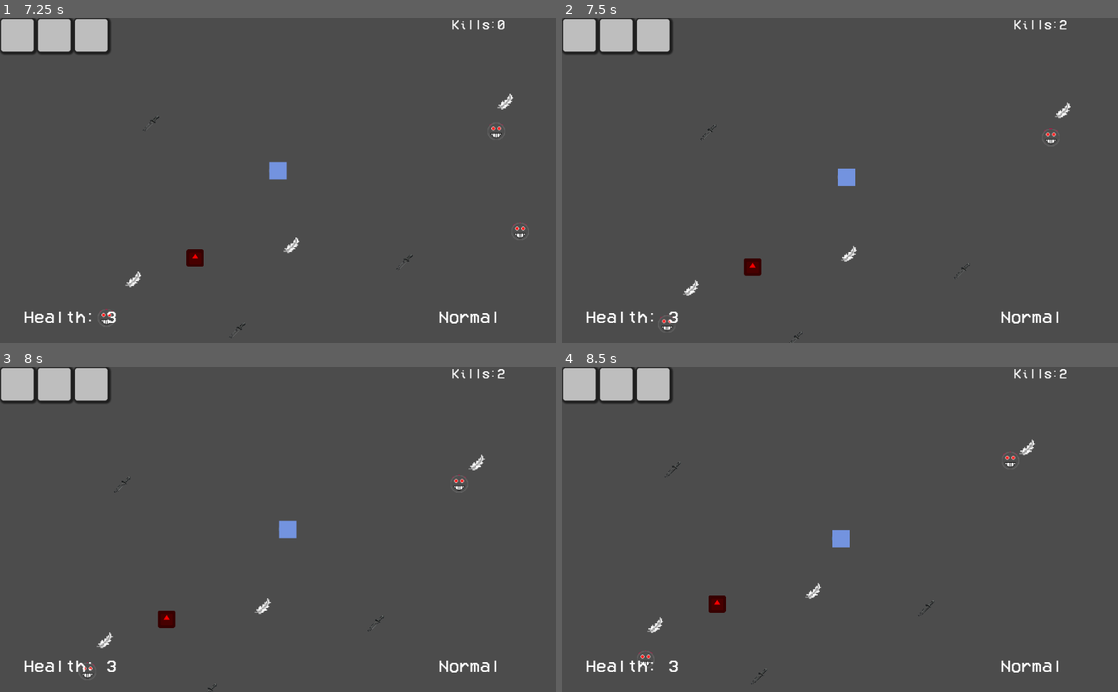
Above: before the commit, frames 1-4 (two rows, left to right).
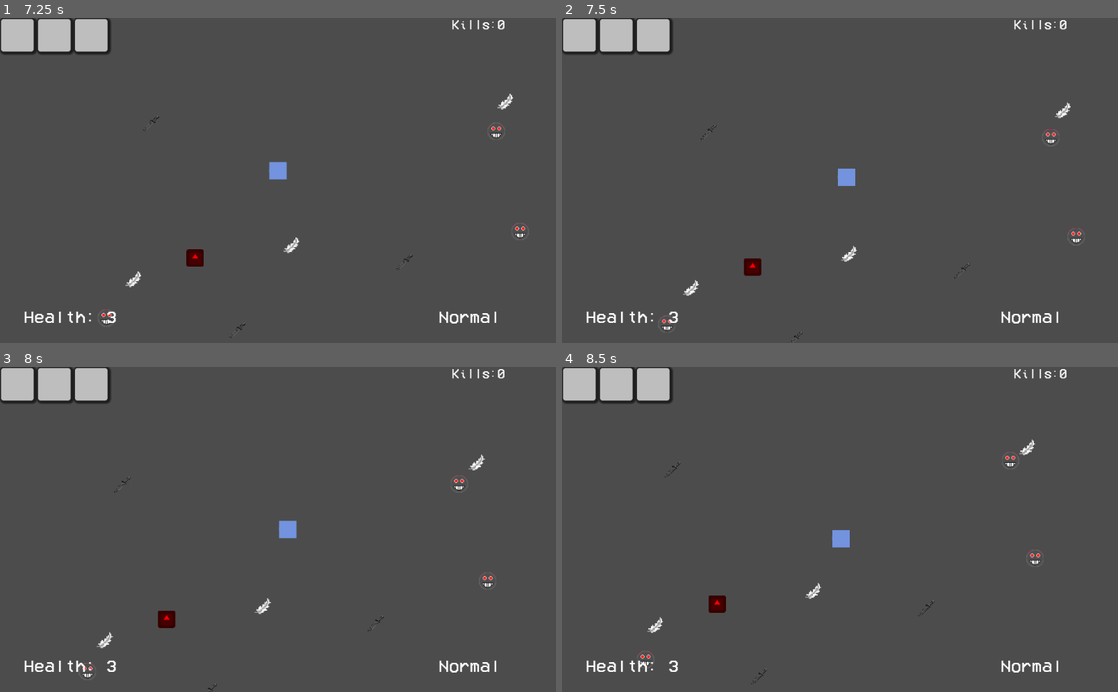
Above: after the commit, the same moments.

Repository: ESJ-Game-Dev-Club/waiver
Game: Godot game, scene res://main.tscn
Same seed, same stepped clock (60 frames per second), same inputs: the game is played once before the commit and once after it. The engine's default icon, where the game draws it, is replaced by a stand-in: a white triangle on a blue panel in a dark square.
Inputs (mouse positions are in pixels of both pictures, inside the frame that each line leads up to):
- Up to frame 1 (7.25 s): tap Enter (ui_accept) at 0.5, 0.77, 1.52, 3.02, 3.77, 4.52, 6.02, 6.77 s; move the mouse to (400, 164) at 0.52 s; hold D (move_right) 0.53-1.28 s; hold K (enemy_hurt) 0.53-1.28 s; move the mouse to (166, 196) at 1.27 s; hold S (move_down) 1.28-2.03 s; click (166, 196) at 1.35 s; move the mouse to (333, 109) at 2.02 s; hold D (move_right) 2.03-2.78 s; hold Right mouse button (fire_alt) 2.03-2.78 s; move the mouse to (250, 245) at 2.77 s; hold W (move_up) 2.78-3.53 s; tap K (enemy_hurt) at 2.85 s; move the mouse to (444, 229) at 3.52 s; press the mouse at (444, 229) at 3.53 s; hold A (move_left) 3.53-5.03 s; move the mouse to (111, 131) at 4.27 s; release the mouse at (111, 131) at 4.28 s; right-click (111, 131) at 4.35 s; move the mouse to (305, 180) at 5.02 s; hold S (move_down) 5.03-5.78 s; hold K (enemy_hurt) 5.03-5.78 s; move the mouse to (194, 99) at 5.77 s; hold D (move_right) 5.78-6.53 s; click (194, 99) at 5.85 s; move the mouse to (400, 164) at 6.52 s; hold W (move_up) from 6.53 s (still down); hold Right mouse button (fire_alt) from 6.53 s (still down)
- Up to frame 2 (7.5 s): move the mouse to (728, 196) at 7.27 s; release W (move_up) at 7.28 s; release Right mouse button (fire_alt) at 7.28 s; hold D (move_right) from 7.28 s (still down); tap K (enemy_hurt) at 7.35 s
- Up to frame 3 (8 s): keep holding D (move_right); tap Enter (ui_accept) at 7.52 s
- Up to frame 4 (8.5 s): move the mouse to (895, 458) at 8.02 s; release D (move_right) at 8.03 s; press the mouse at (895, 458) at 8.03 s; hold S (move_down) from 8.03 s (still down)

Frame 1 is identical in both runs. In frame 2, less than 0.1% of the frame differs, in the area x 89-94%, y 0-70%; in frame 3, less than 0.1%, in the area x 86-91%, y 0-68%; in frame 4, less than 0.1%.

Commit message:
add enemy filestructure

Diff:
--- a/enemy/dasher_enemy.tscn
+++ b/enemy/dasher/dasher_enemy.tscn
@@ -1,6 +1,6 @@
 [gd_scene load_steps=4 format=2]
 
-[ext_resource path="res://enemy/dasher_enemy.gd" type="Script" id=1]
+[ext_resource path="res://enemy/dasher/dasher_enemy.gd" type="Script" id=1]
 [ext_resource path="res://enemy/enemy_base_texture.png" type="Texture" id=2]
 
 [sub_resource type="CircleShape2D" id=1]
--- a/enemy/enemy.gd
+++ b/enemy/enemy.gd
@@ -25,13 +25,13 @@
 	modulate = Color(8, 8, 8, 1)
 	$FlashTimer.start()
 
+	if (health <= 0): # enemy is dead
+		queue_free()
+
 func _on_FlashTimer_timeout():
 	modulate = Color(1, 1, 1, 1)
 
 func _physics_process(delta):
-	if (health <= 0): # enemy is dead
-		queue_free()
-
 	var player_distance = self.position.distance_to(Global.player.position)
 	if (player_distance < 300):
 		current_state = EnemyState.CHASING
--- a/enemy/tank_enemy.tscn
+++ b/enemy/tank/tank_enemy.tscn
@@ -1,6 +1,6 @@
 [gd_scene load_steps=4 format=2]
 
-[ext_resource path="res://enemy/tank_enemy.gd" type="Script" id=1]
+[ext_resource path="res://enemy/tank/tank_enemy.gd" type="Script" id=1]
 [ext_resource path="res://enemy/enemy_base_texture.png" type="Texture" id=2]
 
 [sub_resource type="CircleShape2D" id=1]
--- a/main.tscn
+++ b/main.tscn
@@ -43,6 +43,12 @@
 [node name="AttackCooldownPickup3" parent="Pickups" instance=ExtResource( 8 )]
 position = Vector2( -78, 166 )
 
+[node name="DamagePickup" parent="Pickups" instance=ExtResource( 7 )]
+position = Vector2( 310, 374 )
+
+[node name="DamagePickup2" parent="Pickups" instance=ExtResource( 7 )]
+position = Vector2( 565, 499 )
+
 [node name="Hud" parent="." instance=ExtResource( 3 )]
 
 [node name="Hivemind" type="Node" parent="."]
@@ -50,10 +56,4 @@
 
 [node name="Timer" type="Timer" parent="Hivemind"]
 
-[node name="DamagePickup" parent="." instance=ExtResource( 7 )]
-position = Vector2( 310, 374 )
-
-[node name="DamagePickup2" parent="." instance=ExtResource( 7 )]
-position = Vector2( 565, 499 )
-
 [connection signal="timeout" from="Hivemind/Timer" to="Hivemind" method="_on_Timer_timeout"]
--- a/project.godot
+++ b/project.godot
@@ -12,7 +12,7 @@
 "base": "Enemy",
 "class": "Dasher",
 "language": "GDScript",
-"path": "res://enemy/dasher_enemy.gd"
+"path": "res://enemy/dasher/dasher_enemy.gd"
 }, {
 "base": "KinematicBody2D",
 "class": "Enemy",
@@ -47,7 +47,7 @@
 "base": "Enemy",
 "class": "Tank",
 "language": "GDScript",
-"path": "res://enemy/tank_enemy.gd"
+"path": "res://enemy/tank/tank_enemy.gd"
 }, {
 "base": "Node2D",
 "class": "Weapon",
Renamed: enemy/dasher_enemy.gd -> enemy/dasher/dasher_enemy.gd
Renamed: enemy/tank_enemy.gd -> enemy/tank/tank_enemy.gd
